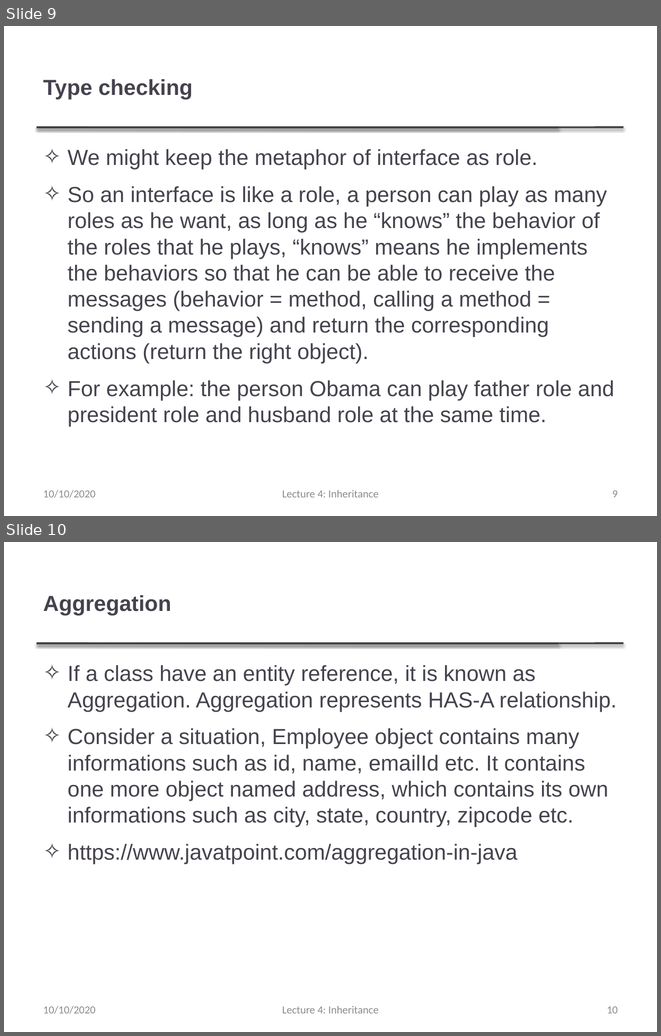
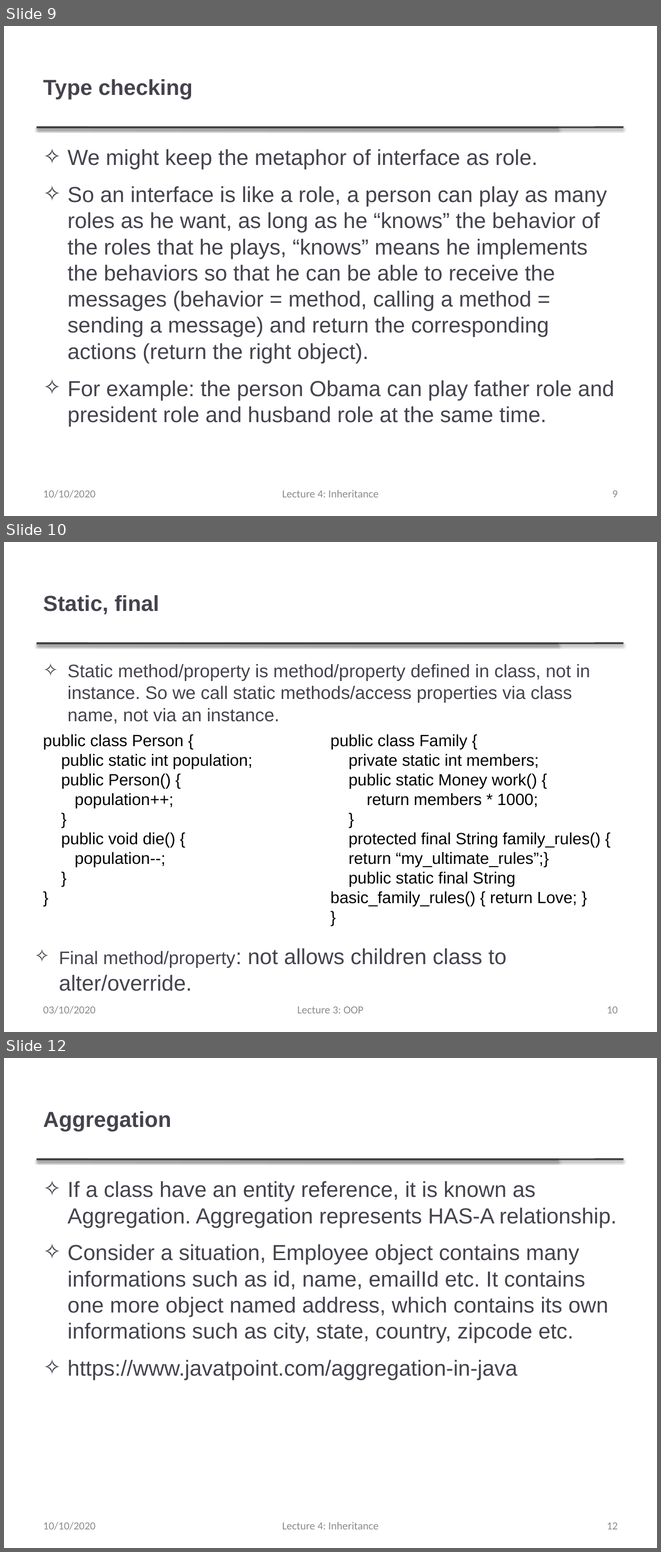
Before and after one commit to thanqminh/thanqminh.github.io, a slide deck: courses/oopjava/lecture4.pptx. Shown one above the other, each under a label of ours: slides 9 and 10 before the commit, slides 9, 10 and 12 after it; the slides between them are not shown. The pictures are 661x1036 and 661x1552 pixels, drawn with LibreOffice and Linux fonts; fonts in the diff are those of the drawing. Boxes give left, top, right and bottom in pixels: in the first picture for what was removed or moved away, otherwise in the second. Text is boxed around its words. In the diff, an @@ line names an element or a change of style, - is before the commit and + after.

```diff
--- a/courses/oopjava/lecture4.pptx
+++ b/courses/oopjava/lecture4.pptx
@@ slide 10 added at [4,542,657,1032], background #FFFFFF; not listed: 2 template elements that a slide beside it also shows @@
@@ title added at [43,595,159,615], 24 pt, text #46424D, bold @@
+Static, final
@@ text added at [68,664,590,724], 20 pt, text #46424D @@
+✧ Static method/property is method/property defined in class, not in instance. So we call static methods/access properties via class name, not via an instance.
@@ text added at [43,734,601,906], 18 pt, text #000000 @@
+public class Person {
+public static int population;
+public Person() {
+population++;
+}
+public void die() {
+population--;
+}
+}
+public class Family {
+private static int members;
+public static Money work() {
+return members * 1000;
+}
+protected final String family_rules() {
+return “my_ultimate_rules”;}
+public static final String basic_family_rules() { return Love; }
+}
@@ text added at [59,948,506,991], 24 pt, text #46424D @@
+✧ Final method/property: not allows children class to alter/override.
@@ text added at [43,1006,96,1014], 12 pt, text #8C8C8C @@
+03/10/2020
@@ text added at [297,1006,364,1013], 12 pt, text #8C8C8C @@
+Lecture 3: OOP
@@ page number added at [607,1006,618,1013], 12 pt, text #8C8C8C @@
+10
@@ what was slide 10 is now slide 12 @@
@@ page number at [607,1522,618,1529]: text changed @@
-10
+12
```
Also in this commit, not shown: 1 other slide added, 1 other file.
